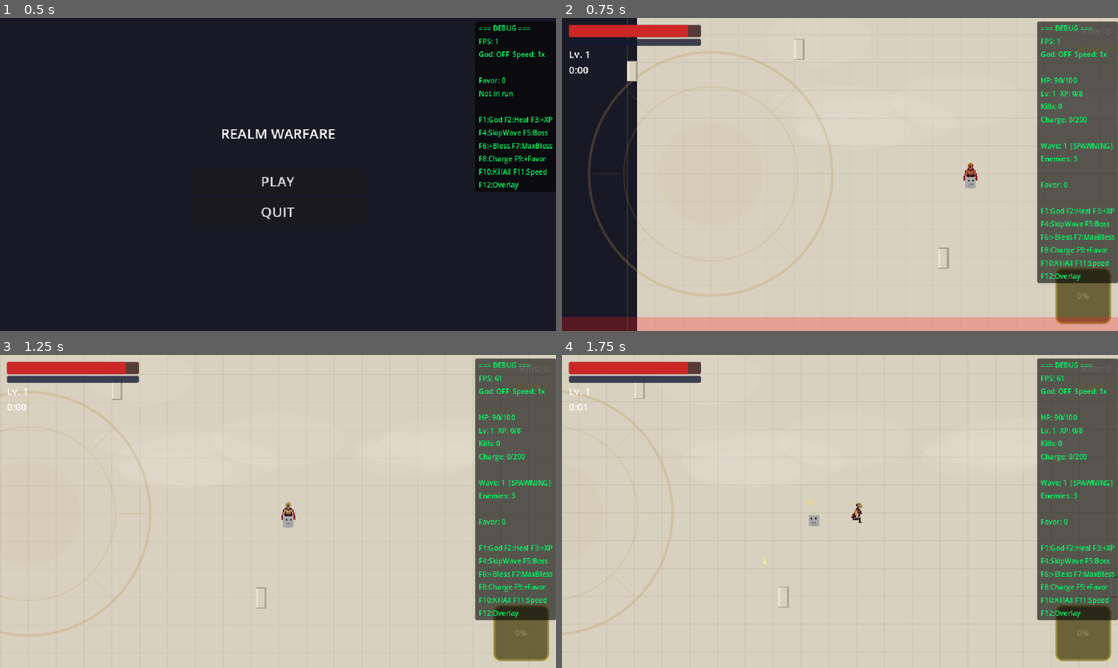
Above: before the commit, frames 1-4 (two rows, left to right).
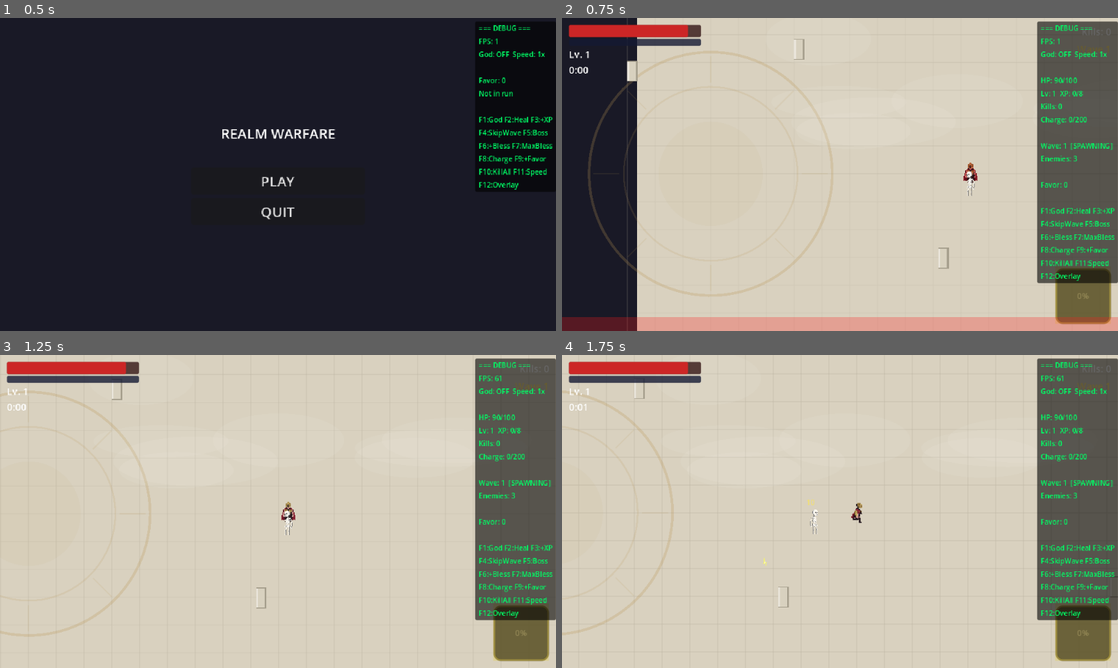
Above: after the commit, the same moments.

Repository: LshMakh/RealmWarfare
Game: Godot game, scene res://scenes/main_menu/main_menu.tscn
The game is run twice, just before and just after one commit, with the same random seed, the same clock (stepped at 60 frames per second) and the same inputs.
Inputs (mouse positions are in pixels of both pictures, inside the frame that each line leads up to):
- Up to frame 1 (0.5 s): no input
- Up to frame 2 (0.75 s): click "PLAY" at 0.5 s
- Up to frame 3 (1.25 s): no input
- Up to frame 4 (1.75 s): tap Enter at 1.25 s; move the mouse to (962, 495) at 1.27 s; hold D (move_right) from 1.28 s (still down); click (962, 495) at 1.42 s

Frame 1 is identical in both runs. In frame 2, less than 0.1% of the frame differs, in the area x 72-75%, y 48-57%; in frame 3, less than 0.1%, in the area x 50-53%, y 49-58%; in frame 4, less than 0.1%.

Commit message:
Added new skeleton texture with correct size and direction

Diff:
--- a/data/enemies/enemy_data.gd
+++ b/data/enemies/enemy_data.gd
@@ -9,6 +9,8 @@
 @export var damage: int = 10
 @export var xp_reward: int = 1
 @export var sprite_texture: Texture2D
+@export var sprite_scale: Vector2 = Vector2.ONE
+@export var flip_default: bool = false
 @export var is_boss: bool = false
 @export var collision_radius: float = 6.0
 @export var behavior_type: BehaviorType = BehaviorType.SWARM
--- a/data/enemies/skeleton_data.tres
+++ b/data/enemies/skeleton_data.tres
@@ -1,16 +1,12 @@
-[gd_resource type="Resource" script_class="EnemyData" load_steps=3 format=3]
+[gd_resource type="Resource" script_class="EnemyData" format=3 uid="uid://cose4pgl0ivpo"]
 
-[ext_resource type="Script" path="res://data/enemies/enemy_data.gd" id="1"]
-[ext_resource type="Texture2D" path="res://assets/sprites/enemies/olympus/skeleton.png" id="2"]
+[ext_resource type="Script" uid="uid://d3h86mjj2q1dt" path="res://data/enemies/enemy_data.gd" id="1"]
+[ext_resource type="Texture2D" uid="uid://bb3ueartw136y" path="res://assets/sprites/enemies/olympus/Skeleton.png" id="2_0ong6"]
 
 [resource]
 script = ExtResource("1")
 name = "Skeleton"
 max_health = 15
-speed = 40.0
-damage = 10
-xp_reward = 1
-sprite_texture = ExtResource("2")
-is_boss = false
-collision_radius = 6.0
-behavior_type = 0
+sprite_texture = ExtResource("2_0ong6")
+sprite_scale = Vector2(0.5, 0.5)
+flip_default = true
--- a/scenes/entities/enemies/base_enemy.tscn
+++ b/scenes/entities/enemies/base_enemy.tscn
@@ -1,9 +1,9 @@
-[gd_scene load_steps=7 format=3]
+[gd_scene format=3 uid="uid://ble1byqau0tte"]
 
-[ext_resource type="Script" path="res://scripts/entities/enemy_base.gd" id="1"]
-[ext_resource type="Script" path="res://scripts/components/health_component.gd" id="2"]
-[ext_resource type="Script" path="res://scripts/components/hitbox_component.gd" id="3"]
-[ext_resource type="Script" path="res://scripts/components/hurtbox_component.gd" id="4"]
+[ext_resource type="Script" uid="uid://3ypx2qnw6nru" path="res://scripts/entities/enemy_base.gd" id="1"]
+[ext_resource type="Script" uid="uid://cqqkdb7ahie8j" path="res://scripts/components/health_component.gd" id="2"]
+[ext_resource type="Script" uid="uid://daarafcnbxn6x" path="res://scripts/components/hitbox_component.gd" id="3"]
+[ext_resource type="Script" uid="uid://csmhry0jme0bf" path="res://scripts/components/hurtbox_component.gd" id="4"]
 
 [sub_resource type="CircleShape2D" id="1"]
 radius = 6.0
@@ -14,32 +14,31 @@
 [sub_resource type="CircleShape2D" id="3"]
 radius = 7.0
 
-[node name="BaseEnemy" type="CharacterBody2D"]
+[node name="BaseEnemy" type="CharacterBody2D" unique_id=760079196]
 collision_layer = 2
 collision_mask = 9
 script = ExtResource("1")
 
-[node name="Sprite2D" type="Sprite2D" parent="."]
-texture_filter = 0
+[node name="Sprite2D" type="Sprite2D" parent="." unique_id=10293443]
 
-[node name="CollisionShape2D" type="CollisionShape2D" parent="."]
+[node name="CollisionShape2D" type="CollisionShape2D" parent="." unique_id=1782872934]
 shape = SubResource("1")
 
-[node name="HealthComponent" type="Node" parent="."]
+[node name="HealthComponent" type="Node" parent="." unique_id=242337434]
 script = ExtResource("2")
 
-[node name="HitboxComponent" type="Area2D" parent="."]
+[node name="HitboxComponent" type="Area2D" parent="." unique_id=123774654]
 collision_layer = 4
 collision_mask = 0
 script = ExtResource("3")
 
-[node name="CollisionShape2D" type="CollisionShape2D" parent="HitboxComponent"]
+[node name="CollisionShape2D" type="CollisionShape2D" parent="HitboxComponent" unique_id=4131617]
 shape = SubResource("2")
 
-[node name="HurtboxComponent" type="Area2D" parent="."]
+[node name="HurtboxComponent" type="Area2D" parent="." unique_id=2101946179]
 collision_layer = 2
 collision_mask = 0
 script = ExtResource("4")
 
-[node name="CollisionShape2D" type="CollisionShape2D" parent="HurtboxComponent"]
+[node name="CollisionShape2D" type="CollisionShape2D" parent="HurtboxComponent" unique_id=1344341820]
 shape = SubResource("3")
--- a/scripts/entities/enemy_base.gd
+++ b/scripts/entities/enemy_base.gd
@@ -67,6 +67,8 @@
 	scale = Vector2.ONE
 	if data.sprite_texture:
 		sprite.texture = data.sprite_texture
+	sprite.scale = data.sprite_scale
+	sprite.flip_h = data.flip_default
 	# Boss scaling
 	if data.is_boss:
 		scale = Vector2(1.8, 1.8)
@@ -144,9 +146,10 @@
 	if _active_behavior and _active_behavior.has_method("physics_update"):
 		_active_behavior.physics_update(delta)
 
-	# Sprite flip
+	# Sprite flip (invert if default is already flipped)
 	if velocity.x != 0:
-		sprite.flip_h = velocity.x < 0
+		var facing_left: bool = velocity.x < 0
+		sprite.flip_h = facing_left if not data.flip_default else not facing_left
 
 	move_and_slide()
 
Binary file changed: assets/sprites/enemies/olympus/skeleton.png
Not shown, changed: assets/sprites/enemies/olympus/skeleton.png.import
